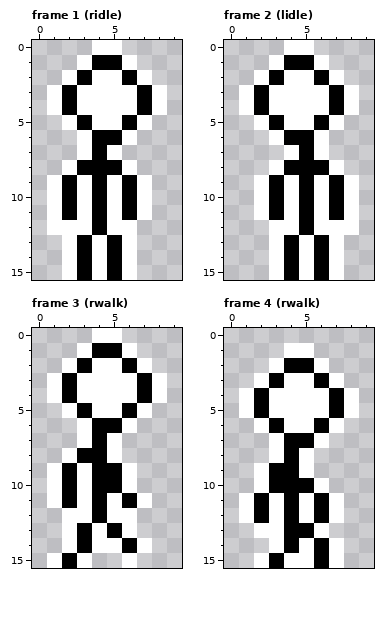
Pixel-art file, stored at asset_src/aw.aseprite. Above: the version before the commit.
10x16 pixels, 18 frames. Pixels under 10% opacity are left out. Shown: frame 1 (ridle), frame 2 (lidle), frame 3 (rwalk), frame 4 (rwalk). The commit also changed other frames, which this record leaves out.
Once edited:
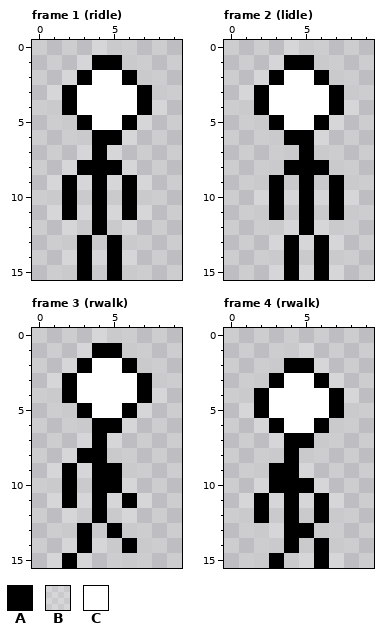
Palette (. is transparent): A #000000  B #ffffff30  C #ffffff
Author's note on the commit: fix out-of-order detection, tweak sprite
What changed:
Frame 1 (ridle):
y 0: x 4..5 CC -> BB
y 1: x 3 C -> B; x 6 C -> B
y 2: x 2 C -> B; x 7 C -> B
y 3..4: x 1 C -> B; x 8 C -> B
y 5: x 2 C -> B; x 7 C -> B
y 6: x 3 C -> B; x 6 C -> B
y 7: x 3 C -> B; x 5 C -> B
y 8: x 2 C -> B; x 6 C -> B
y 9..11: x 1 C -> B; x 3 C -> B; x 5 C -> B; x 7 C -> B
y 12: x 1..3 CCC -> .BB; x 5..6 CC -> BB
y 13..15: x 2 C -> B; x 4 C -> B; x 6 C -> B
Frame 2 (lidle):
y 0: x 4..5 CC -> BB
y 1: x 3 C -> B; x 6 C -> B
y 2: x 2 C -> B; x 7 C -> B
y 3..4: x 1 C -> B; x 8 C -> B
y 5: x 2 C -> B; x 7 C -> B
y 6: x 3 C -> B; x 6 C -> B
y 7: x 4 C -> B; x 6 C -> B
y 8: x 3 C -> B; x 7 C -> B
y 9..11: x 2 C -> B; x 4 C -> B; x 6 C -> B; x 8 C -> B
y 12: x 3..4 CC -> BB; x 6..8 CCC -> BB.
y 13..15: x 3 C -> B; x 5 C -> B; x 7 C -> B
Frame 3 (rwalk):
y 0: x 4..5 CC -> BB
y 1: x 3 C -> B; x 6 C -> B
y 2: x 2 C -> B; x 7 C -> B
y 3..4: x 1 C -> B; x 8 C -> B
y 5: x 2 C -> B; x 7 C -> B
y 6: x 3 C -> B; x 6 C -> B
y 7: x 3 C -> B; x 5 C -> B
y 8: x 2 C -> B; x 5 C -> B
y 9..10: x 1 C -> B; x 3 C -> B; x 6 C -> B
y 11: x 1 C -> B; x 3 C -> B; x 5 C -> B; x 7 C -> B
y 12: x 2..3 CC -> BB; x 5..6 CC -> BB
y 13: x 2 C -> B; x 4 C -> B; x 6 C -> B
y 14: x 2 C -> B; x 4..5 CC -> BB; x 7 C -> B
y 15: x 1 C -> B; x 3 C -> B; x 6 C -> B
Frame 4 (rwalk):
y 1: x 4..5 CC -> BB
y 2: x 3 C -> B; x 6 C -> B
y 3: x 2 C -> B; x 7 C -> B
y 4..5: x 1 C -> B; x 8 C -> B
y 6: x 2 C -> B; x 7 C -> B
y 7: x 3 C -> B; x 6 C -> B
y 8: x 3 C -> B; x 5 C -> B
y 9: x 2 C -> B; x 5 C -> B
y 10: x 2 C -> B; x 6 C -> B
y 11..12: x 1 C -> B; x 3 C -> B; x 5 C -> B; x 7 C -> B
y 13: x 2..3 CC -> BB; x 6 C -> B
y 14: x 3 C -> B; x 5 C -> B; x 7 C -> B
y 15: x 2 C -> B; x 4..5 CC -> BB; x 7 C -> B
Changed places in both pictures, as pixel boxes (x1, y1, x2, y2):
changed: (47, 40, 167, 280)
changed: (239, 40, 359, 280)
changed: (47, 328, 167, 568)
changed: (239, 343, 359, 568)
